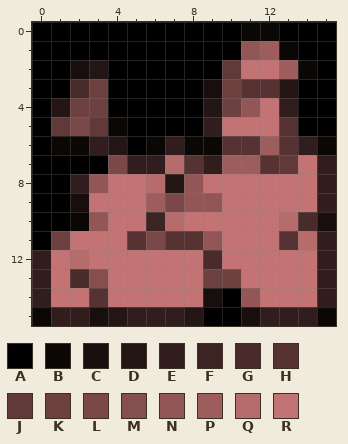
Pixel-art sprite -- icon/castle-ruins-sm.png. The first picture shows the starting point.
The file is 16x16 pixels. Colours within 5 levels of each other are drawn and written as one.
Palette (. is transparent): A #000000  B #0a0704  C #190e0e  D #251616  E #311d1d  F #3d2424  G #492b2b  H #563232  J #623939  K #6e4141  L #7a4848  M #864f4f  N #935656  P #9e5d5d  Q #b76c6c  R #c37373
And afterwards:
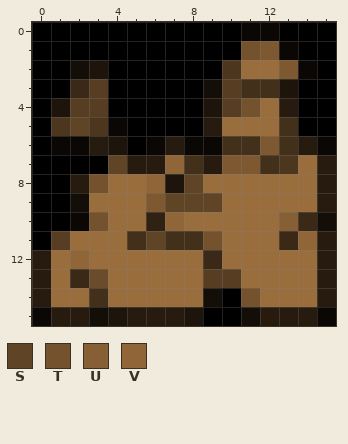
Colours new in this view: S #604426  T #74522d  U #875f35  V #906639
Changes in this commit:
colour C: #190e0e -> #130e07
colour D: #251616 -> #1d140b
colour E: #311d1d -> #271b0f
colour F: #3d2424 -> #302213
colour G: #492b2b -> #3a2917
colour H: #563232 -> #43301a
colour J: #623939 -> #4d361e
colour K: #6e4141 -> #573d22
colour M: #864f4f -> #6a4b2a
colour P: #9e5d5d -> #7d5831
colour R: #c37373 -> #9a6d3d
y 1: x 11 N -> T
y 4: x 11 N -> T
y 5: x 2 L -> S
y 7: x 4 L -> S; x 7 Q -> V
y 8: x 3 N -> T; x 6 Q -> V; x 8 N -> S
y 9: x 7..9 LNN -> SSS
y 10: x 3 N -> T; x 7 Q -> V; x 13 Q -> U
y 11: x 6 L -> S; x 9 N -> T; x 13..14 HQ -> GV
y 12: x 2 Q -> V
y 14: x 11 N -> T
Boxes around the changes in both pictures, in picture pixels (x1, y1, x2, y2):
changed: (32, 41, 336, 326)
